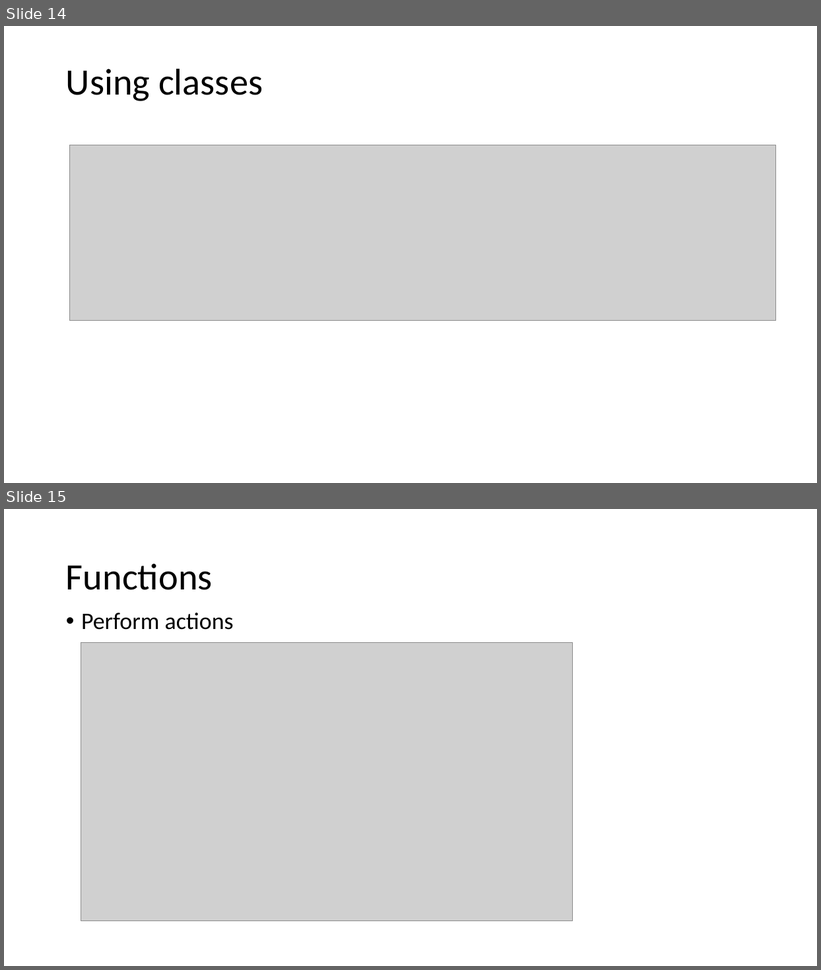
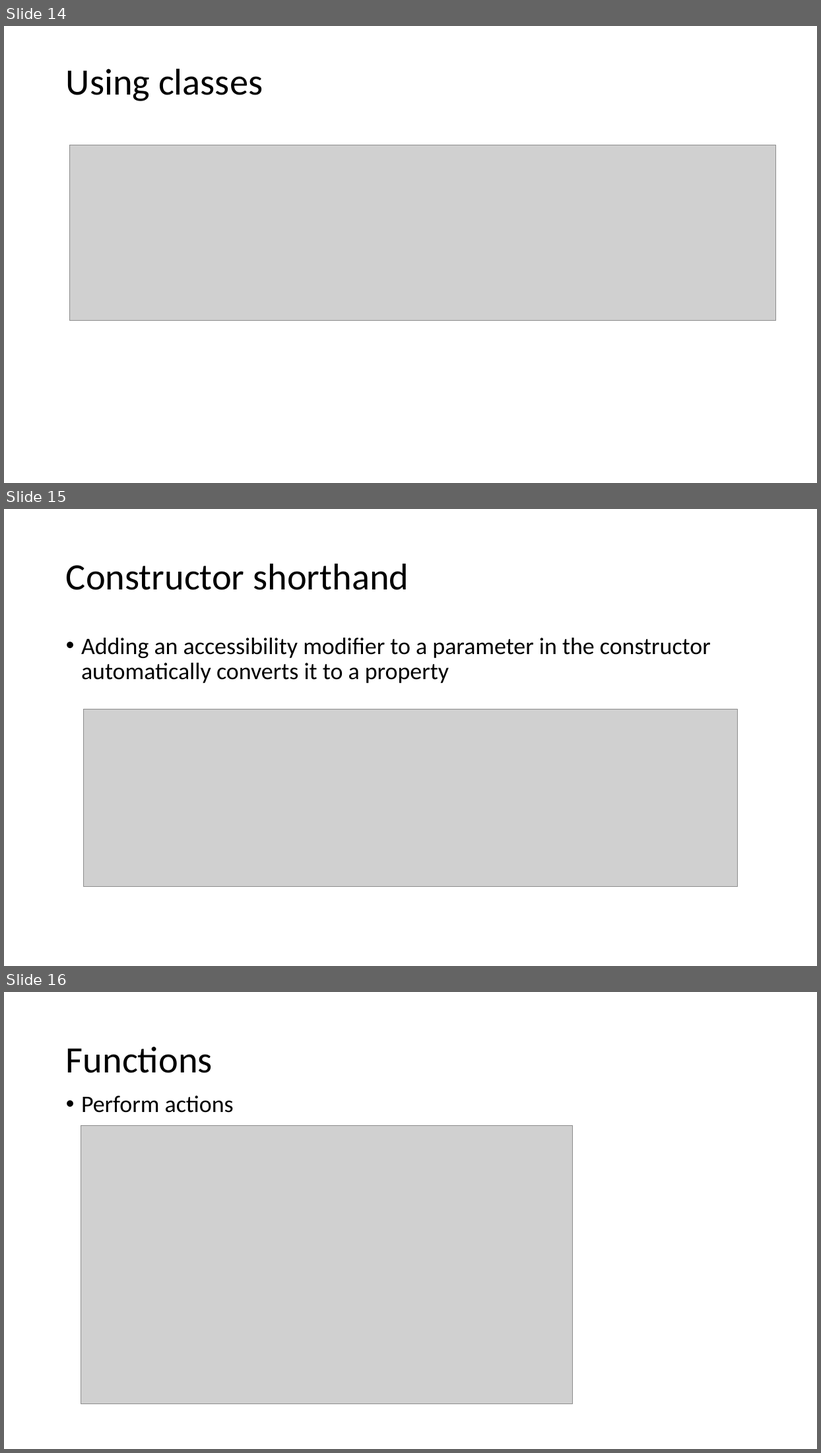
Before and after one commit to schneidenbach/Angular2-AspNetCore-TypeScript-Workshop, a slide deck: slides/1 - TypeScript.pptx. Shown one above the other, each under a label of ours: slides 14 and 15 before the commit, slides 14, 15 and 16 after it. The pictures are 821x970 and 821x1453 pixels, drawn with LibreOffice and Linux fonts; fonts in the diff are those of the drawing; grey boxes stand for pictures. Boxes give left, top, right and bottom in pixels: in the first picture for what was removed or moved away, otherwise in the second. Text is boxed around its words. In the diff, an @@ line names an element or a change of style, - is before the commit and + after.

```diff
--- a/slides/1 - TypeScript.pptx
+++ b/slides/1 - TypeScript.pptx
@@ slide 15 added at (x1=4, y1=509, x2=817, y2=966), background #FFFFFF @@
@@ title added at (x1=66, y1=563, x2=409, y2=590), 44 pt, text #000000 @@
+Constructor shorthand
@@ text added at (x1=81, y1=638, x2=711, y2=683), 28 pt, text #000000 @@
+• Adding an accessibility modifier to a parameter in the constructor automatically converts it to a property
@@ picture added at (x1=84, y1=710, x2=738, y2=887) @@
@@ what was slide 15 is now slide 16 @@
```
Also in this commit, not shown: 1 slide changed, 2 other files.
